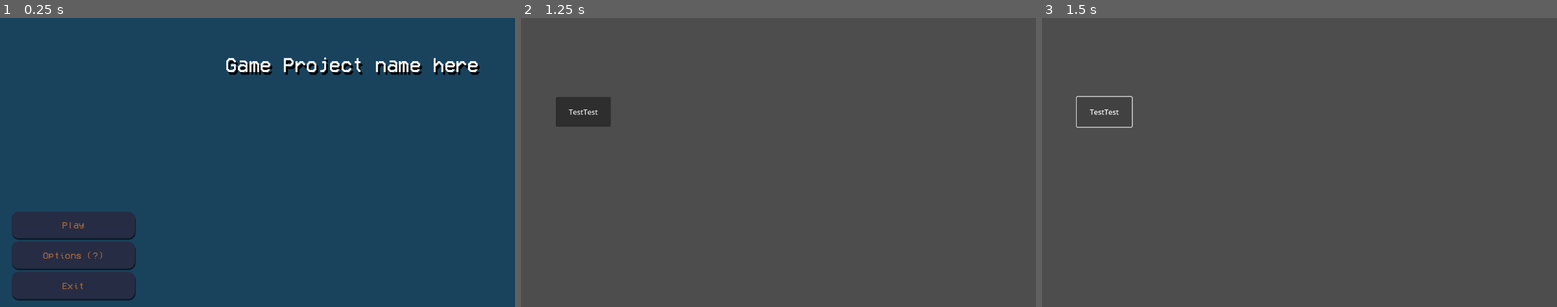
Above: before the commit, frames 1-3 (left to right).
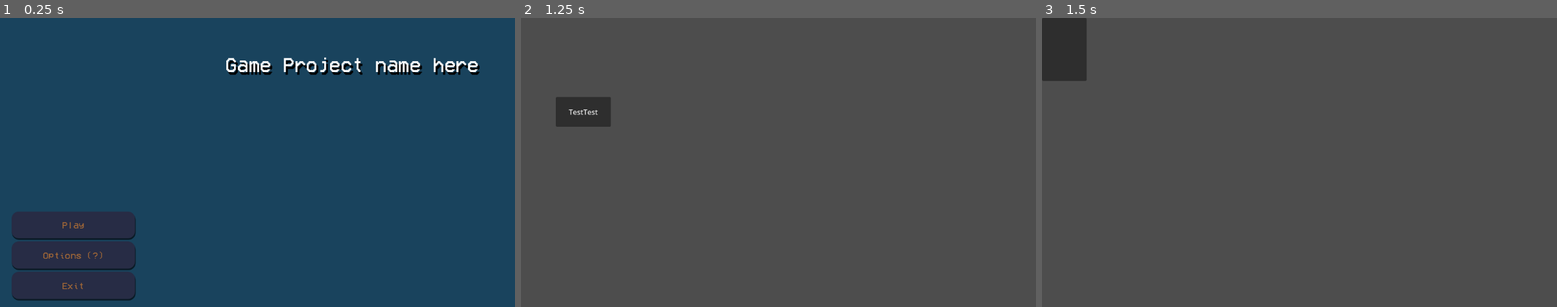
Above: after the commit, the same moments.

Repository: arch-jpg/eidsWi25
Game: Godot game, scene res://scenes/mainmenu/main_menu.tscn
Two runs of this game, one before a commit and one after it. Both use one fixed random seed, a clock stepped at 60 frames per second and the inputs below.
Inputs:
- Up to frame 1 (0.25 s): no input
- Up to frame 2 (1.25 s): click "Play" at 0.5 s
- Up to frame 3 (1.5 s): click "TestTest" at 1.25 s

Frames 1-2 are identical in both runs. In frame 3, 2.1% of the frame differs, in the area x 0-18%, y 0-39%.

Commit message:
added card class and cardui skelett

Diff:
--- /dev/null
+++ b/scenes/cardsystem/card_data.gd
@@ -0,0 +1,18 @@
+class_name CardData extends Resource
+
+enum Type {
+	ATTACK,
+	DEFENSE,
+	HEAL
+}
+
+@export var id: String
+@export var display_name: String
+@export_multiline var description: String
+@export var cost: int
+@export var icon: Texture2D
+@export var type: Type = Type.ATTACK # Attack is base value
+
+# funkton is implementet for each card
+func apply_effect(target: Node, user: Node):
+	print("Effekt ausgelöst")
--- /dev/null
+++ b/scenes/cardsystem/card_ui.gd
@@ -0,0 +1,88 @@
+extends Control
+class_name CardUI
+
+var card_data: CardData
+
+@onready var name_label = $Name
+@onready var cost_label = $Cost
+@onready var description_label = $Description
+@onready var icon_texture = $CardImage
+@onready var background_texture = $Background
+#const BG_ATTACK = preload("")
+#const BG_DEFENSE = preload("")
+#const BG_HEAL = preload("")
+
+signal card_played(card: CardUI)
+
+var is_hovered = false
+var is_dragging = false
+var start_position = Vector2()
+var offset_from_mouse = Vector2()
+
+
+# set card data for card ui
+func set_card(data: CardData):
+	card_data = data
+	name_label.text = data.display_name
+	cost_label.text = str(data.cost)
+	description_label.text = data.description
+
+	if data.icon:
+		icon_texture.texture = data.icon
+
+	#match data.type:
+		#CardData.Type.ATTACK: # oder "Attack", wenn du String nutzt
+			#background_texture.texture = BG_ATTACK
+		#CardData.Type.DEFENSE:
+			#background_texture.texture = BG_DEFENSE
+
+# increases the card size from the middle
+func _ready():
+	pivot_offset = size/2
+
+func _gui_input(event):
+	# grab card and remember position
+	if event is InputEventMouseButton and event.button_index == MOUSE_BUTTON_LEFT:
+		if event.pressed:
+			is_dragging = true
+			start_position = position
+			offset_from_mouse = global_position - get_global_mouse_position()
+			z_index = 100 # to get it in a higher layer
+
+func _input(event):
+	# checks for mouse inputs
+	if not is_dragging:
+		return
+
+	# moves card on click
+	if event is InputEventMouseMotion:
+		global_position = get_global_mouse_position() + offset_from_mouse
+
+	if event is InputEventMouseButton and event.button_index == MOUSE_BUTTON_LEFT:
+		if not event.pressed:
+			# stop holding -> try play card or reset card
+			is_dragging = false
+			z_index = 0
+			_try_play_card()
+
+func _on_mouse_entered():
+	# increases the card size
+	if not is_dragging:
+		is_hovered = true
+		scale = Vector2(1.2, 1.2)
+		z_index = 10
+
+func _on_mouse_exited():
+	# reset card size
+	if not is_dragging:
+		is_hovered = false
+		scale = Vector2(1.0, 1.0)
+		z_index = 0
+
+func _try_play_card():
+	# logic missing
+	# cant play card -> back to hand
+	var tween = create_tween()
+	# Easing smoths card movement
+	tween.set_trans(Tween.TRANS_CUBIC).set_ease(Tween.EASE_OUT)
+	tween.tween_property(self, "position", start_position, 0.3)
--- /dev/null
+++ b/scenes/cardsystem/card_ui.tscn
@@ -0,0 +1,52 @@
+[gd_scene load_steps=2 format=3 uid="uid://sg3d01krkqi2"]
+
+[ext_resource type="Script" uid="uid://cs5bijdh6jem6" path="res://scenes/cardsystem/card_ui.gd" id="1_jeqkj"]
+
+[node name="CardUI" type="Control"]
+custom_minimum_size = Vector2(100, 141)
+layout_mode = 3
+anchors_preset = 0
+offset_right = 100.0
+offset_bottom = 141.0
+script = ExtResource("1_jeqkj")
+
+[node name="Background" type="Panel" parent="."]
+custom_minimum_size = Vector2(100, 141)
+layout_mode = 0
+offset_right = 100.0
+offset_bottom = 141.0
+mouse_filter = 2
+
+[node name="CardImage" type="TextureRect" parent="."]
+custom_minimum_size = Vector2(32, 32)
+layout_mode = 0
+offset_left = 28.0
+offset_top = 26.0
+offset_right = 73.0
+offset_bottom = 66.0
+mouse_filter = 2
+
+[node name="Name" type="Label" parent="."]
+custom_minimum_size = Vector2(80, 20)
+layout_mode = 0
+offset_left = 18.0
+offset_top = 3.0
+offset_right = 98.0
+offset_bottom = 26.0
+
+[node name="Cost" type="Label" parent="."]
+custom_minimum_size = Vector2(20, 20)
+layout_mode = 0
+offset_right = 20.0
+offset_bottom = 23.0
+
+[node name="Description" type="Label" parent="."]
+custom_minimum_size = Vector2(80, 50)
+layout_mode = 0
+offset_left = 10.0
+offset_top = 79.0
+offset_right = 90.0
+offset_bottom = 131.0
+
+[connection signal="mouse_entered" from="." to="." method="_on_mouse_entered"]
+[connection signal="mouse_exited" from="." to="." method="_on_mouse_exited"]
--- a/scenes/playermenu/player_menu.gd
+++ b/scenes/playermenu/player_menu.gd
@@ -3,3 +3,4 @@
 
 func _on_TEST_pressed() -> void:
 	print("Test passed")
+	get_tree().change_scene_to_file("res://scenes/cardsystem/card_ui.tscn")
Not shown, added: scenes/cardsystem/card_data.gd.uid
Not shown, added: scenes/cardsystem/card_ui.gd.uid
